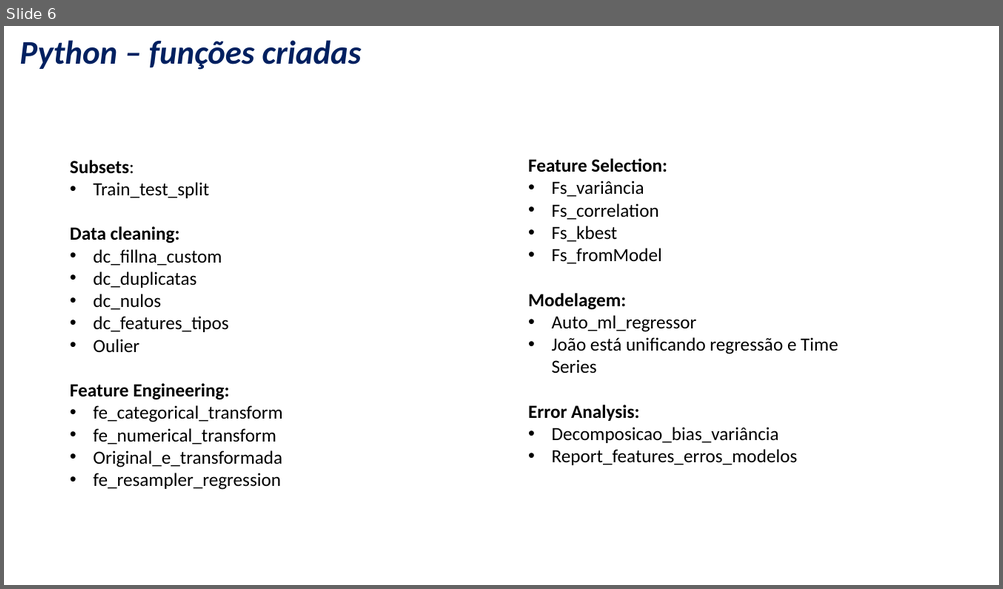
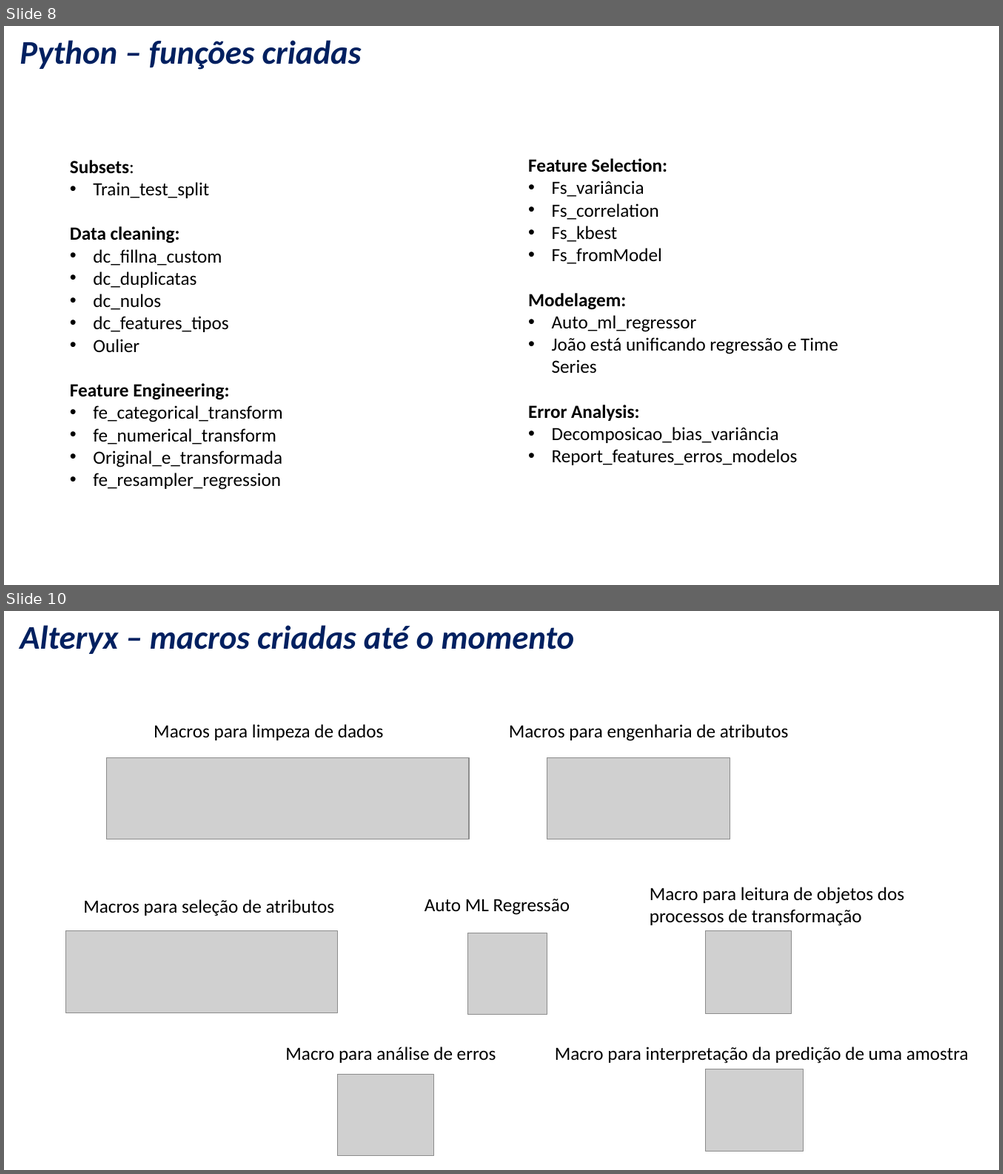
Before and after one commit to nogueira-cavalcante/data_science_framework, a slide deck: relevant_files/Framework_advanced_analytics.pptx. Shown one above the other, each under a label of ours: slide 6 before the commit, slides 8 and 10 after it; the slides between them are not shown. The pictures are 1003x589 and 1003x1174 pixels, drawn with LibreOffice and Linux fonts; fonts in the diff are those of the drawing; grey boxes stand for pictures; background and template pictures are left out. Boxes give left, top, right and bottom in pixels: in the first picture for what was removed or moved away, otherwise in the second. Text is boxed around its words. In the diff, an @@ line names an element or a change of style, - is before the commit and + after.

```diff
--- a/relevant_files/Framework_advanced_analytics.pptx
+++ b/relevant_files/Framework_advanced_analytics.pptx
@@ slide 10 added at <box>4,611,999,1170</box>, background picture (left out) @@
@@ title added at <box>20,625,575,654</box>, 32 pt, text #002060, bold, italic @@
+Alteryx – macros criadas até o momento
@@ text added at <box>153,724,384,741</box>, 18 pt, text #000000 @@
+Macros para limpeza de dados
@@ text added at <box>509,724,788,741</box>, 18 pt, text #000000 @@
+Macros para engenharia de atributos
@@ picture added at <box>106,758,469,840</box> @@
@@ picture added at <box>547,758,730,840</box> @@
@@ text added at <box>424,899,570,915</box>, 18 pt, text #000000 @@
+Auto ML Regressão
@@ text added at <box>649,887,904,926</box>, 18 pt, text #000000 @@
+Macro para leitura de objetos dos processos de transformação
@@ text added at <box>83,900,335,917</box>, 18 pt, text #000000 @@
+Macros para seleção de atributos
@@ picture added at <box>66,931,338,1012</box> @@
@@ picture added at <box>468,934,547,1014</box> @@
@@ picture added at <box>706,931,792,1014</box> @@
@@ text added at <box>285,1047,496,1063</box>, 18 pt, text #000000 @@
+Macro para análise de erros
@@ text added at <box>555,1047,968,1064</box>, 18 pt, text #000000 @@
+Macro para interpretação da predição de uma amostra
@@ picture added at <box>338,1074,434,1156</box> @@
@@ picture added at <box>706,1070,803,1152</box> @@
@@ what was slide 6 is now slide 8 @@
```
Also in this commit, not shown: 5 slides changed, 8 other slides added, 1 slide removed, 10 other files.
